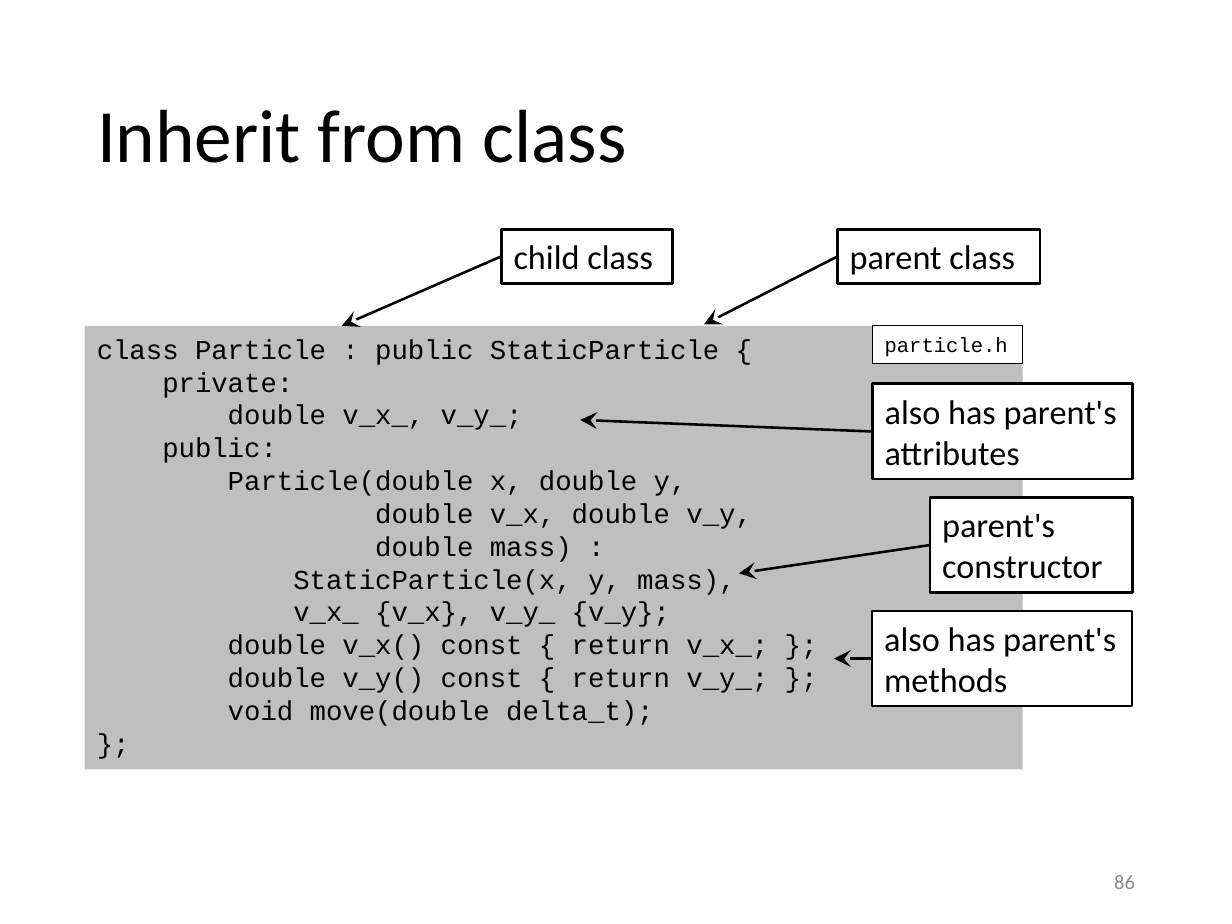
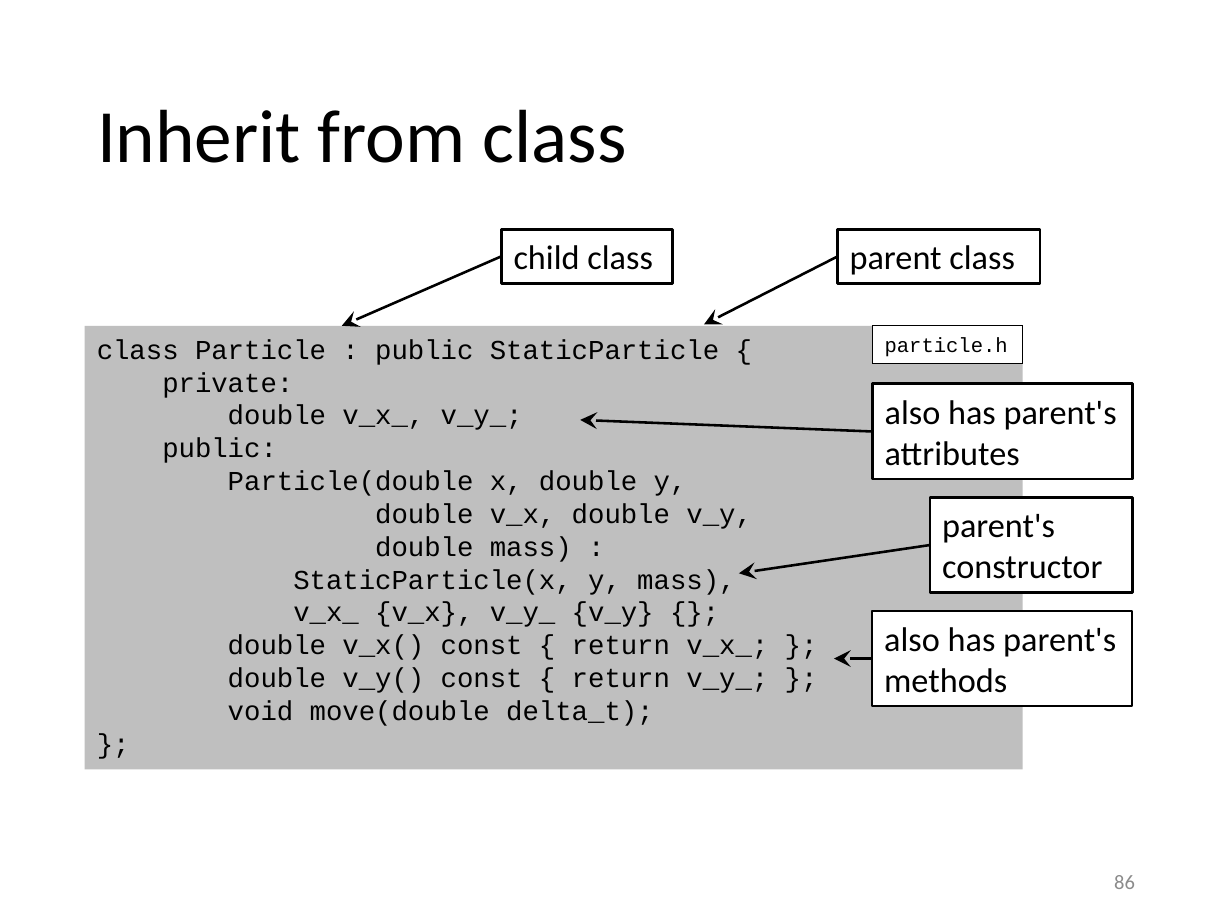
Before and after one commit to gjbex/Scientific-C-plus-plus, a slide deck: slide 86 of scientific_cpp.pptx. Drawn at 1232x924 pixels with LibreOffice and Linux fonts; fonts in the diff are those of the drawing. Boxes give left, top, right and bottom in pixels: in the first picture for what was removed or moved away, otherwise in the second. Text is boxed around its words. In the diff, an @@ line names an element or a change of style, - is before the commit and + after.

Commit message:
Fix typos

```diff
--- a/scientific_cpp.pptx
+++ b/scientific_cpp.pptx
@@ text in rectangle at (293,602,654,627): text changed @@
-v_x_ {v_x}, v_y_ {v_y};
+v_x_ {v_x}, v_y_ {v_y} {};
```
Also in this commit, not shown: 1 other slide changed.
